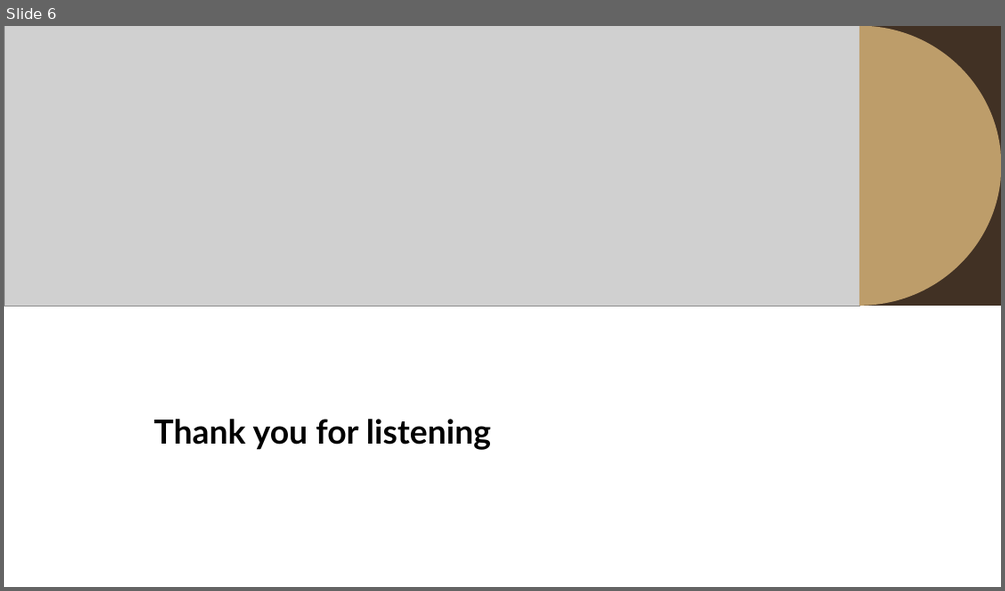
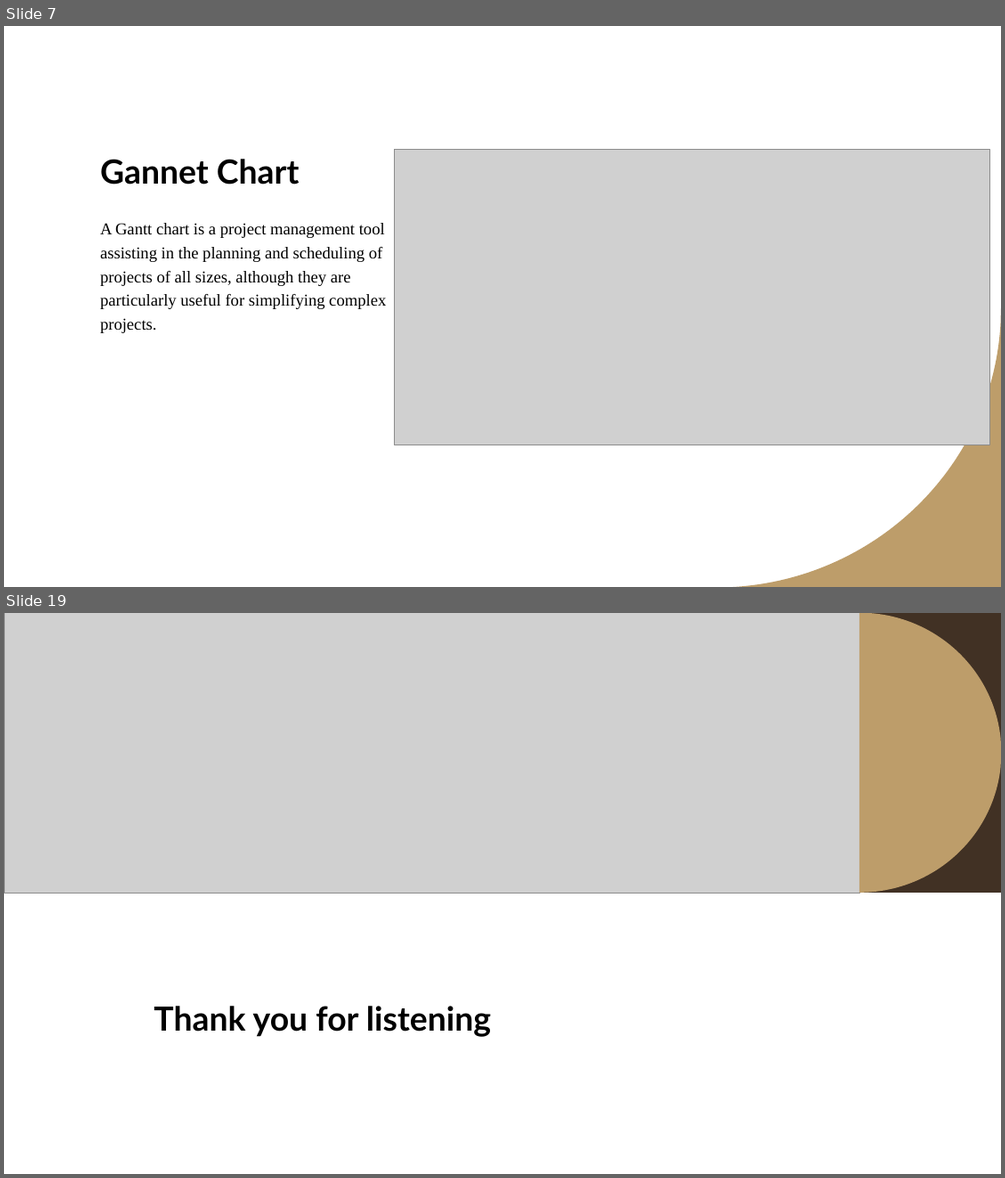
Before and after one commit to khalilAlsulaimani/Software-Engineering-2-Project, a slide deck: report presenatation.pptx. Shown one above the other, each under a label of ours: slide 6 before the commit, slides 7 and 19 after it; the slides between them are not shown. The pictures are 1005x591 and 1005x1178 pixels, drawn with LibreOffice and Linux fonts; fonts in the diff are those of the drawing; grey boxes stand for pictures. Boxes give left, top, right and bottom in pixels: in the first picture for what was removed or moved away, otherwise in the second. Text is boxed around its words. In the diff, an @@ line names an element or a change of style, - is before the commit and + after.

```diff
--- a/report presenatation.pptx
+++ b/report presenatation.pptx
@@ slide 7 added at [4,26,1001,587], background #FFFFFF @@
@@ title added at [100,159,299,184], 32 pt, text #000000, bold @@
+Gannet Chart
@@ picture added at [395,150,989,445] @@
@@ text added at [100,223,386,333], 16 pt, text #000000 @@
+A Gantt chart is a project management tool assisting in the planning and scheduling of projects of all sizes, although they are particularly useful for simplifying complex projects.
@@ freeform shape added at [724,309,1001,587], fill #BD9D6A @@
@@ what was slide 6 is now slide 19 @@
```
Also in this commit, not shown: 1 slide changed, 16 other slides added, 4 slides removed, 1 other file.
